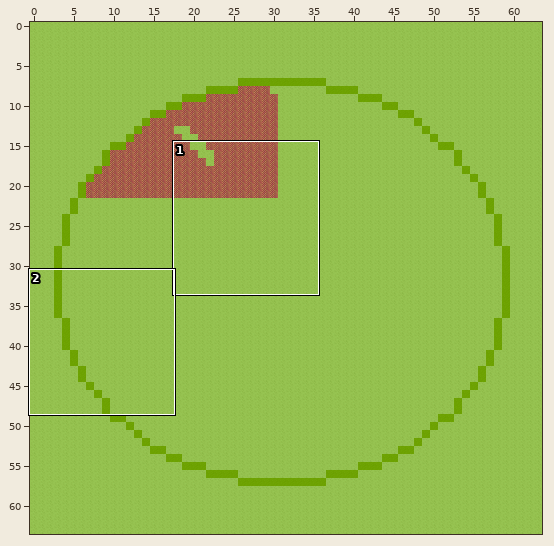
A Tiled map (JSON) gets an edit: office.tmj. Above, an overview of the earlier version with the close-up marked.
Close-up. Before the edit:
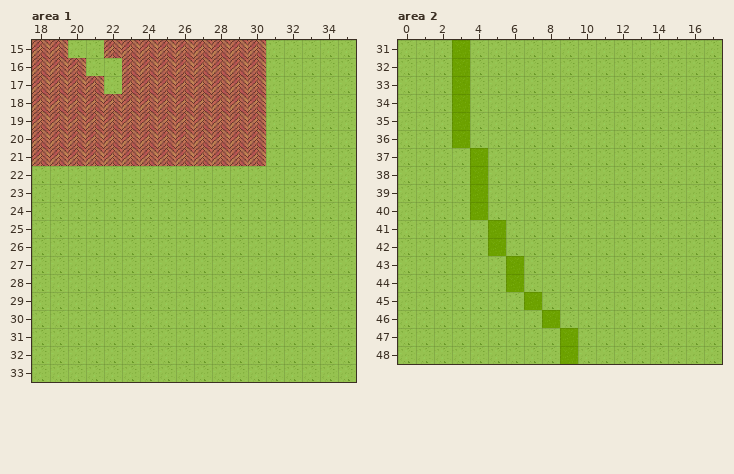
Cells are 32x32 px. Shown: area 1 x 18..35, y 15..33; area 2 x 0..17, y 31..48. The commit also changed other parts of the map, which this record leaves out. The commit also replaced the tileset; all pictures use the new one.
The same view after the edit:
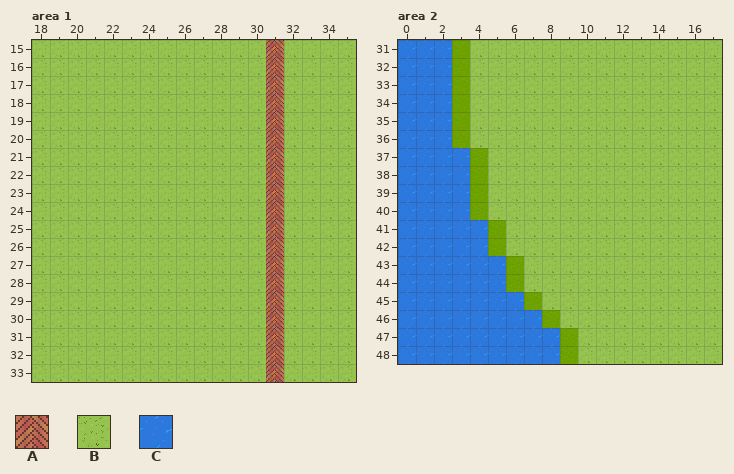
Key: from "Chunk 1": A 4, B 5, C 8.
_ is an empty cell.
Edits made:
Layer "floor/floor1", area 1:
y 15: x 18..19 AA -> BB; x 22..31 AAAAAAAAAB -> BBBBBBBBBA
y 16: x 18..20 AAA -> BBB; x 23..31 AAAAAAAAB -> BBBBBBBBA
y 17: x 18..21 AAAA -> BBBB; x 23..31 AAAAAAAAB -> BBBBBBBBA
y 18..21: x 18..31 AAAAAAAAAAAAAB -> BBBBBBBBBBBBBA
y 22..33: x 31 B -> A
Layer "walls/walls1", area 2:
y 31..36: x 0..2 BBB -> CCC
y 37..40: x 0..3 BBBB -> CCCC
y 41..42: x 0..4 BBBBB -> CCCCC
y 43..44: x 0..5 BBBBBB -> CCCCCC
y 45: x 0..6 BBBBBBB -> CCCCCCC
y 46: x 0..7 BBBBBBBB -> CCCCCCCC
y 47..48: x 0..8 BBBBBBBBB -> CCCCCCCCC
Changed places in both close-ups, as pixel boxes (x1, y1, x2, y2):
changed: (32, 40, 284, 382)
changed: (398, 40, 560, 364)
